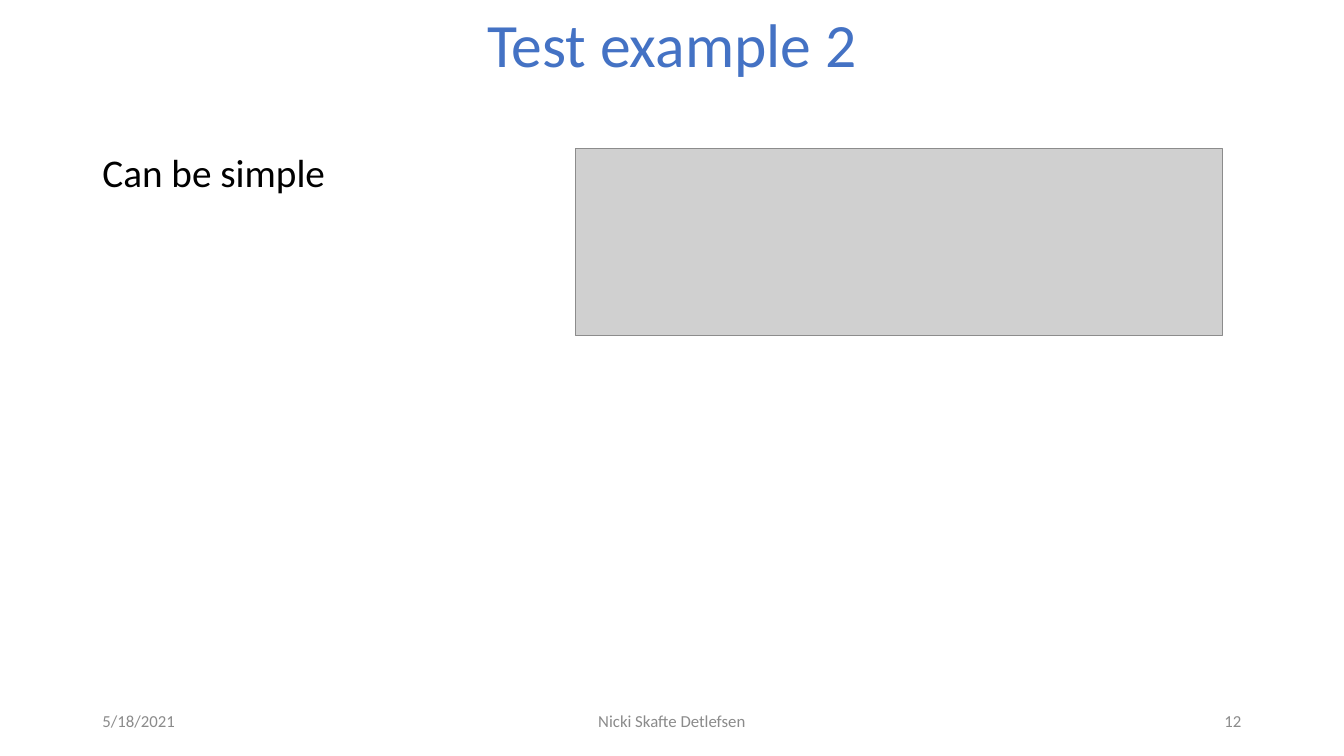
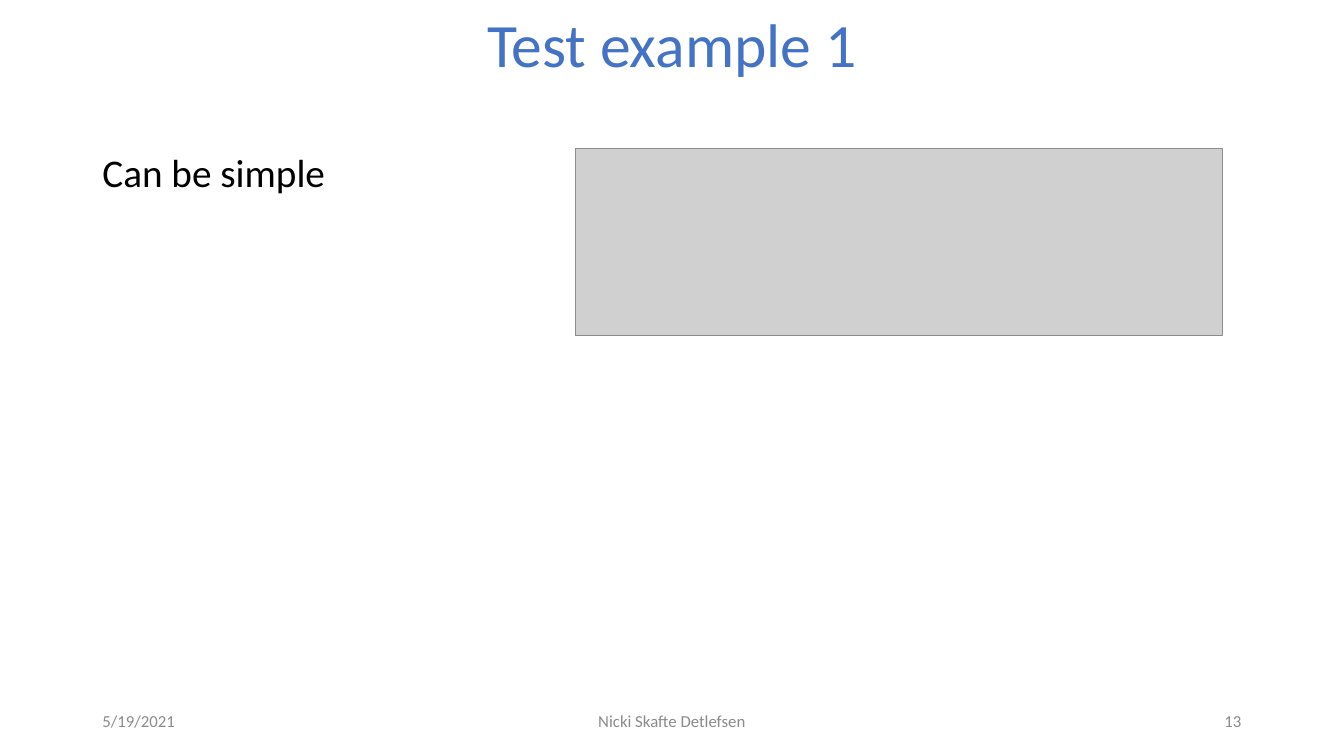
Before and after one commit to DeepEasterbunny/dtu_mlops, a slide deck: slide 13 of 04_continues_integration/ci.pptx (slide 12 before the commit). Drawn at 1344x756 pixels with LibreOffice and Linux fonts; fonts in the diff are those of the drawing; grey boxes stand for pictures; background and template pictures are left out. Boxes give left, top, right and bottom in pixels: in the first picture for what was removed or moved away, otherwise in the second. Text is boxed around its words. In the diff, an @@ line names an element or a change of style, - is before the commit and + after.

```diff
--- a/04_continues_integration/ci.pptx
+++ b/04_continues_integration/ci.pptx
@@ title at <box>487,24,856,77</box>: text changed @@
-Test example 2
+Test example 1
@@ text at <box>102,715,174,728</box>: text changed @@
-5/18/2021
+5/19/2021
@@ page number at <box>1224,716,1241,727</box>: text changed @@
-12
+13
```
Also in this commit, not shown: 18 other slides changed, 3 slides added, 9 other files.
